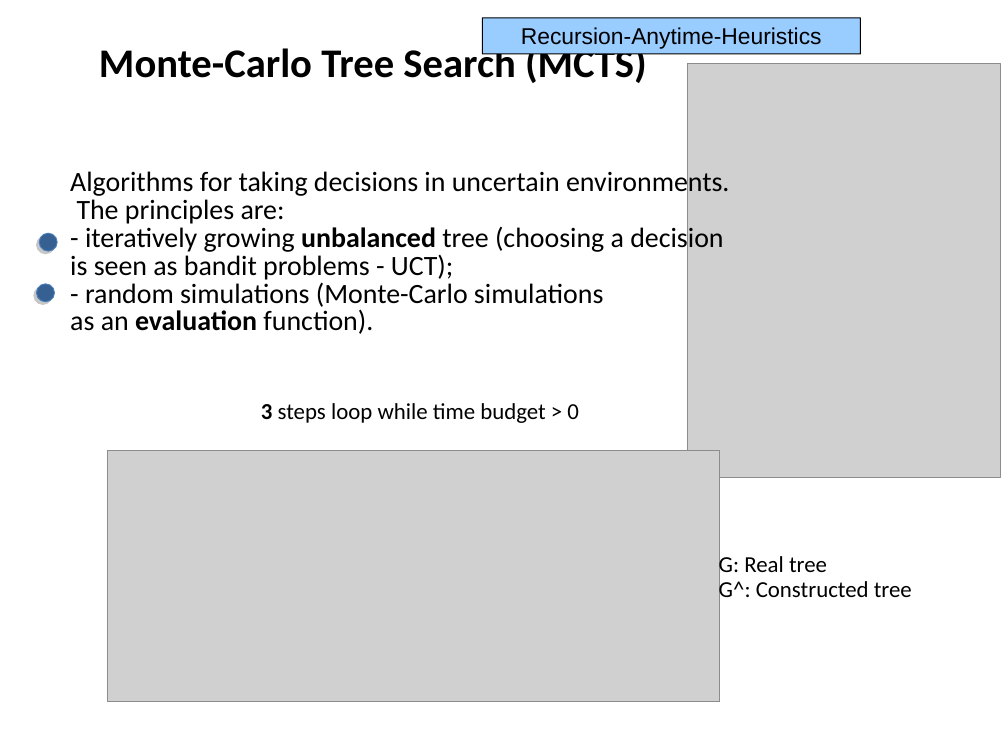
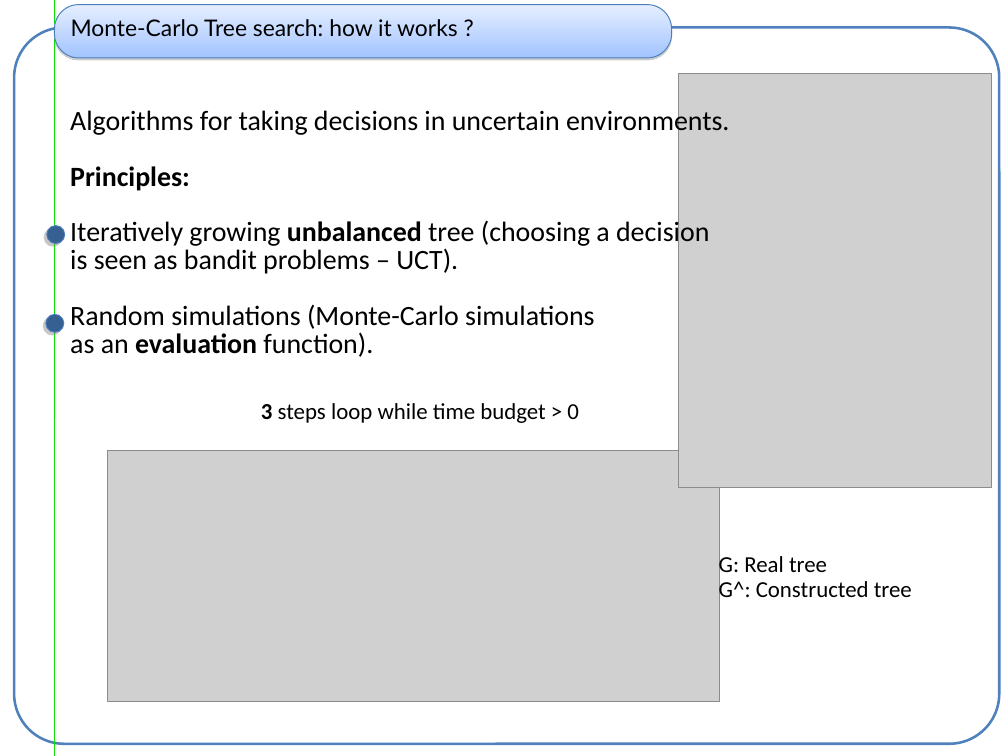
Before and after one commit to haspeleo/Android-Dev, a slide deck: slide 4 of MCTS/mcts_xp.ppt (slide 5 before the commit). Drawn at 1008x756 pixels with LibreOffice and Linux fonts; fonts in the diff are those of the drawing; grey boxes stand for pictures. Boxes give left, top, right and bottom in pixels: in the first picture for what was removed or moved away, otherwise in the second. Text is boxed around its words. In the diff, an @@ line names an element or a change of style, - is before the commit and + after.

Commit message:
mcts slides

```diff
--- a/MCTS/mcts_xp.ppt
+++ b/MCTS/mcts_xp.ppt
@@ rounded rectangle added at [14,27,999,744], fill #FFFFFF, outline #4F81BD 2.01 pt @@
@@ rounded rectangle "Monte-Carlo Tree search: how it ...": place and size @@
-rounded rectangle "Monte-Carlo Tree search: how it ..." at [99,44,647,83]
+rounded rectangle "Monte-Carlo Tree search: how it ..." at [55,5,672,58]
@@ rounded rectangle "Monte-Carlo Tree search: how it ..." at [55,5,672,58]: fill none to gradient #E5EEFF to #A3C4FF; outline none to #4A7EBB 0.74 pt; shadow on @@
@@ line added from (55, 0) to (55, 756), #11DE08 0.74 pt @@
@@ text in rounded rectangle at [71,19,458,37]: text changed; size 32 to 18 pt; font Calibri to Lato; bold off @@
-Monte-Carlo Tree Search (MCTS)
+Monte-Carlo Tree search: how it works ?
@@ rounded rectangle removed at [483,18,861,54] @@
-Recursion-Anytime-Heuristics
@@ picture: place and size @@
-picture at [688,63,1001,477]
+picture at [680,73,992,488]
@@ text at [70,166,709,329]: text changed @@
-The principles are:
-- iteratively growing unbalanced tree (choosing a decision
-is seen as bandit problems - UCT);
-- random simulations (Monte-Carlo simulations
+Principles:
+Iteratively growing unbalanced tree (choosing a decision
+is seen as bandit problems – UCT).
+Random simulations (Monte-Carlo simulations
@@ ellipse: place and size @@
-ellipse at [39,233,58,252]
+ellipse at [47,226,65,244]
@@ ellipse: place and size @@
-ellipse at [37,284,55,302]
+ellipse at [46,315,64,333]
```
Also in this commit, not shown: 9 other slides changed, 1 slide removed, 5 other files.
